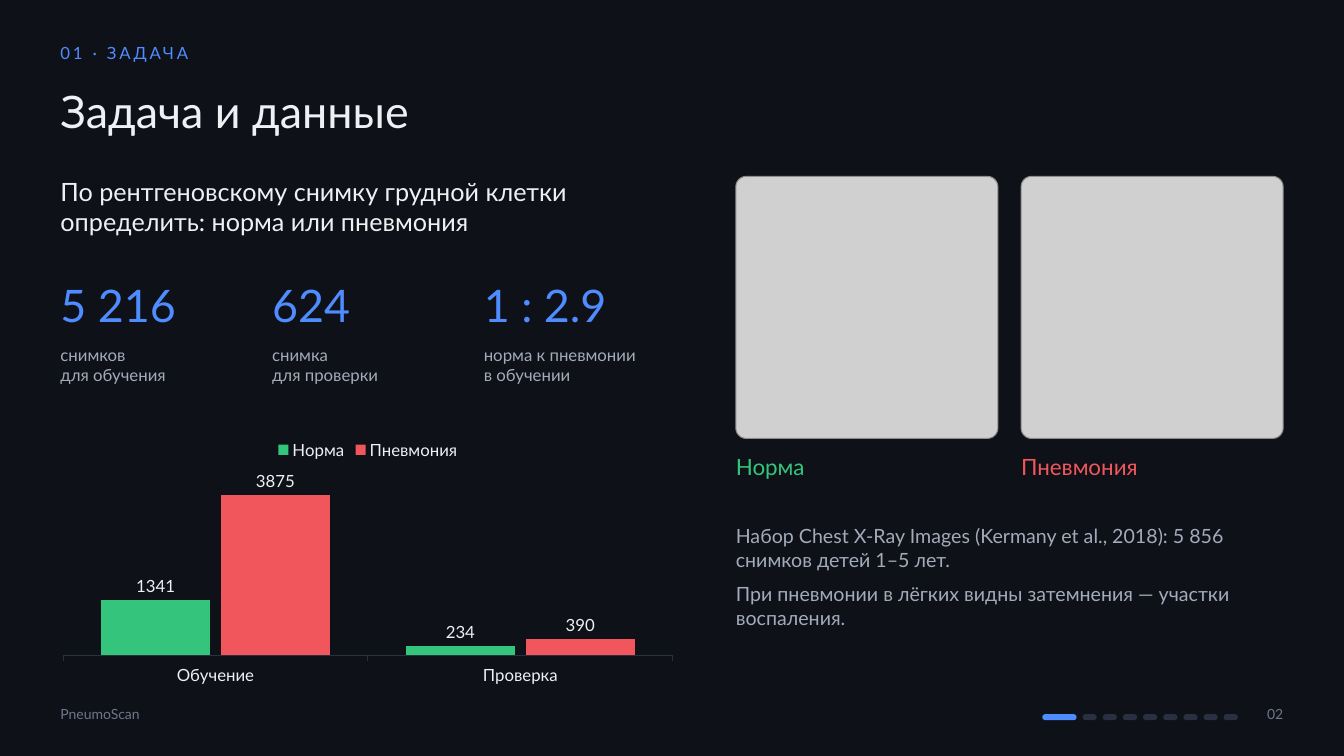
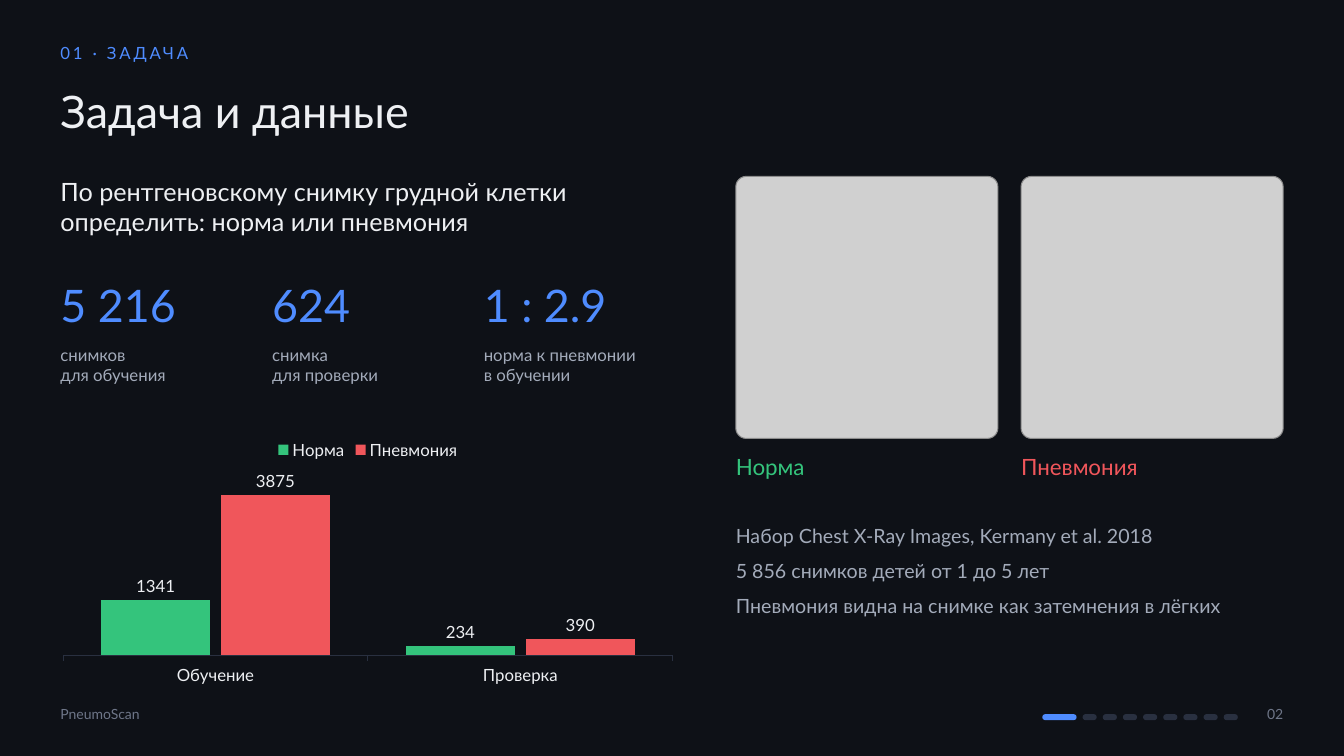
Before and after one commit to SolomonDi/Python-AI, a slide deck: slide 2 of PneumoScan_presentation.pptx. Drawn at 1344x756 pixels with LibreOffice and Linux fonts; fonts in the diff are those of the drawing; grey boxes stand for pictures; background and template pictures are left out. Boxes give left, top, right and bottom in pixels: in the first picture for what was removed or moved away, otherwise in the second. Text is boxed around its words. In the diff, an @@ line names an element or a change of style, - is before the commit and + after.

```diff
--- a/PneumoScan_presentation.pptx
+++ b/PneumoScan_presentation.pptx
@@ text at (x1=736, y1=528, x2=1220, y2=617): text changed @@
-Набор Chest X-Ray Images (Kermany et al., 2018): 5 856 снимков детей 1–5 лет.
-При пневмонии в лёгких видны затемнения — участки воспаления.
+Набор Chest X-Ray Images, Kermany et al. 2018
+5 856 снимков детей от 1 до 5 лет
+Пневмония видна на снимке как затемнения в лёгких
```
Also in this commit, not shown: 4 other slides changed.
